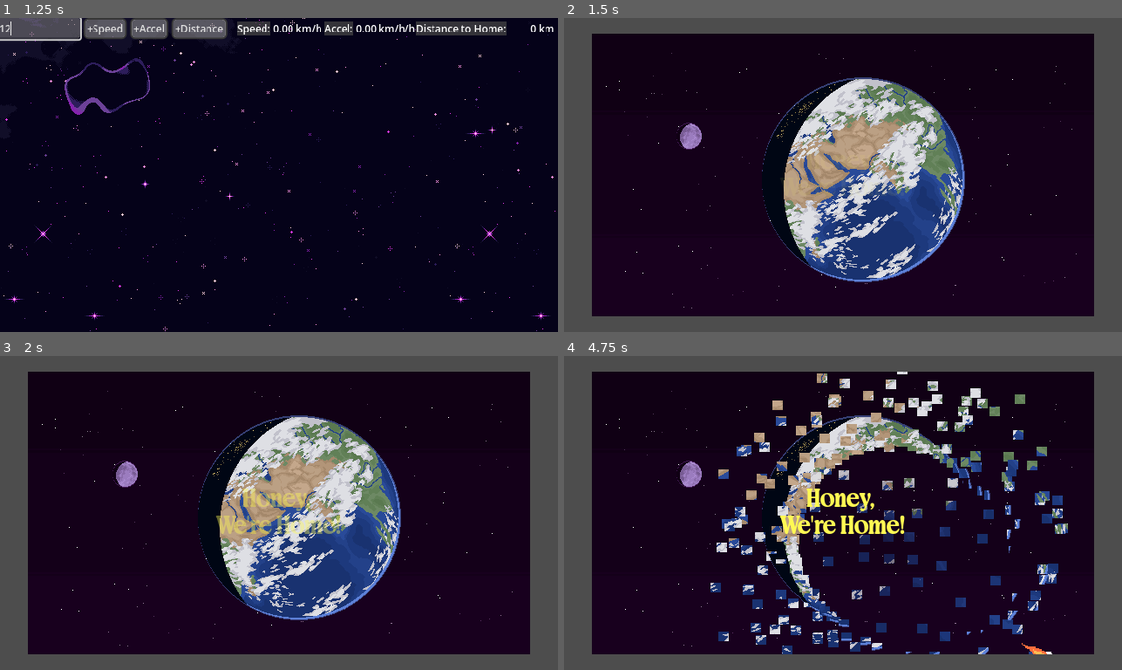
Above: before the commit, frames 1-4 (two rows, left to right).
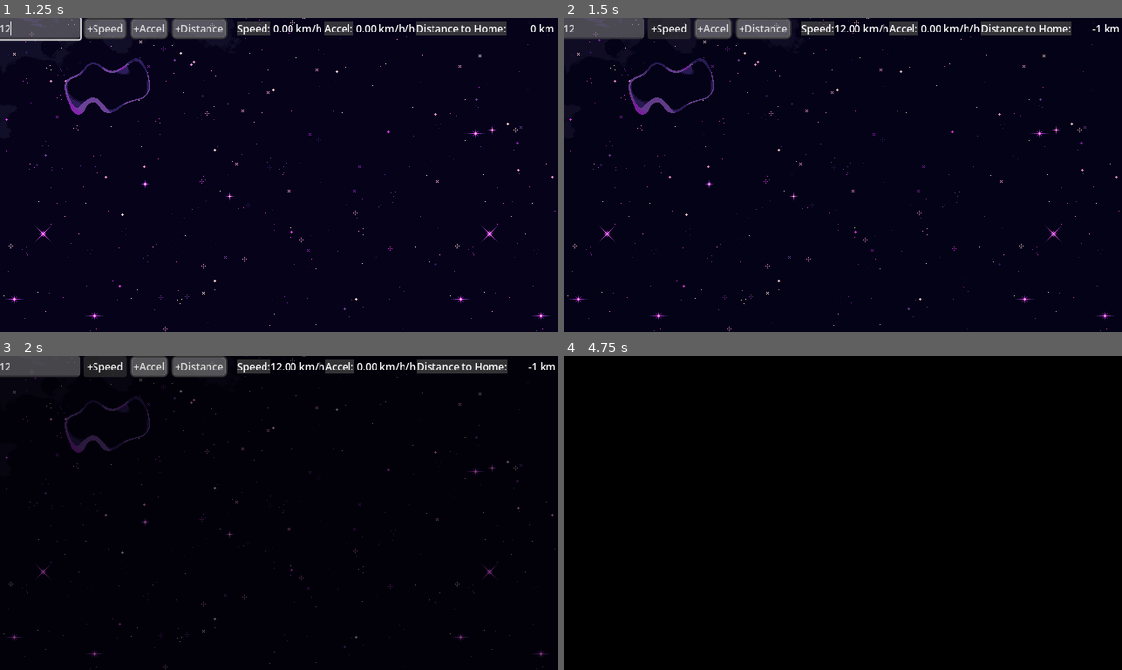
Above: after the commit, the same moments.

Repository: clarkm25/GMTK2026_StudioDiverge
Game: Godot game, scene res://game/Main.tscn
Two runs of this game, one before a commit and one after it. Both use one fixed random seed, a clock stepped at 60 frames per second and the inputs below.
Inputs (mouse positions are in pixels of both pictures, inside the frame that each line leads up to):
- Up to frame 1 (1.25 s): click (39, 27) at 0.52 s; type "12" at 0.6 s
- Up to frame 2 (1.5 s): click "+Speed" at 1.25 s
- Up to frame 3 (2 s): no input
- Up to frame 4 (4.75 s): click (714, 365) at 2 s, where only the run after the commit has a clickable "+Accel"; hold D (move_right) 2.78-3.53 s; tap Enter at 3.5 s; hold S (move_down) 3.53-4.28 s; tap Space at 4.25 s; hold D (move_right) from 4.28 s (still down)

Frame 1 is identical in both runs. In frame 2, 36% of the frame differs, in the area x 0-100%, y 0-100%; in frame 3, 36%; in frame 4, 80%.

Commit message:
Standarized fading logic and added fade out/in for end screen

Diff:
--- a/assets/earth_blowup/earth_blowup.gd
+++ b/assets/earth_blowup/earth_blowup.gd
@@ -4,5 +4,6 @@
 
 @export var num_sec_fade := 1.5
 func _ready():
+	await Game.fade_in()
 	var tween = create_tween()
-	tween.tween_property(honey_label, "modulate:a", 1, num_sec_fade)
+	tween.tween_property(honey_label, "modulate:a", 2.5, num_sec_fade)
--- a/assets/earth_blowup/earth_blowup.tscn
+++ b/assets/earth_blowup/earth_blowup.tscn
@@ -38,7 +38,7 @@
 [sub_resource type="SpriteFrames" id="SpriteFrames_821mi"]
 animations = [{
 "frames": [{
-"duration": 25.0,
+"duration": 40.0,
 "texture": ExtResource("1_f6vjx")
 }, {
 "duration": 1.0,
--- a/game/Game.gd
+++ b/game/Game.gd
@@ -16,8 +16,10 @@
 @export var starting_distance : int
 @export var starting_velocity : float
 
+var fade_transition = preload("res://menus/FadeTransition.tscn")
+
 func _ready():
-	pass
+	process_mode = ProcessMode.PROCESS_MODE_ALWAYS
 
 func _process(delta):
 	pass
@@ -26,5 +28,32 @@
 	ship_speed += ship_accel*delta
 	home_distance = clamp(home_distance - (ship_speed * delta), -1, 1000000000000)
 	if home_distance <= -1 and !ship_home:
+		ship_home = true
+		await fade_out()
+		# Change scene to destruction scene
 		get_tree().change_scene_to_file("res://assets/earth_blowup/earth_blowup.tscn")
-		ship_home = true
+
+func fade_in():
+	var canvas_layer := CanvasLayer.new()
+	canvas_layer.add_to_group("FadeLayer")
+	add_child(canvas_layer)
+
+	var fade_instance : FadeTransition = fade_transition.instantiate()
+	canvas_layer.add_child(fade_instance)
+
+	await fade_instance.fade_in()
+
+func fade_out():
+	var canvas_layer := CanvasLayer.new()
+	canvas_layer.add_to_group("FadeLayer")
+	add_child(canvas_layer)
+
+	var fade_instance : FadeTransition = fade_transition.instantiate()
+	canvas_layer.add_child(fade_instance)
+
+	await fade_instance.fade_out()
+
+func cleanup_fade():
+	var children = get_tree().get_nodes_in_group("FadeLayer")
+	for child in children:
+		child.queue_free()
--- a/game/Main.tscn
+++ b/game/Main.tscn
@@ -28,8 +28,9 @@
 [sub_resource type="StyleBoxFlat" id="StyleBoxFlat_alqjt"]
 bg_color = Color(0.26666668, 0.26666668, 0.26666668, 0.7411765)
 
-[node name="Main" type="Node2D" unique_id=1078661697]
+[node name="Main" type="Node2D" unique_id=1078661697 node_paths=PackedStringArray("fade_trans")]
 script = ExtResource("1_v2tjf")
+fade_trans = NodePath("CanvasLayer/Control/FadeTransition")
 
 [node name="TileMapLayer" type="TileMapLayer" parent="." unique_id=849648690]
 position = Vector2(-7.935, 0)
@@ -55,9 +56,7 @@
 
 [node name="FadeTransition" parent="CanvasLayer/Control" unique_id=1486688309 instance=ExtResource("4_madmh")]
 unique_name_in_owner = true
-custom_minimum_size = Vector2(300, 300)
 layout_mode = 2
-mouse_filter = 2
 
 [node name="AudioStreamPlayer" type="AudioStreamPlayer" parent="CanvasLayer/Control" unique_id=54214621]
 process_mode = 3
--- a/game/main.gd
+++ b/game/main.gd
@@ -1,13 +1,12 @@
 extends Node2D
 
 var fade_timer = 1.5
-@onready var fade_trans = $CanvasLayer/Control/FadeTransition
-@onready var fade_anim = $CanvasLayer/Control/FadeTransition/AnimationPlayer
+@export var fade_trans : FadeTransition
 @onready var options = $CanvasLayer/Control/Options
 
 func _ready() -> void:
-	fade_trans.show()
-	fade_anim.play('fade_in')
+	Game.cleanup_fade()
+	await Game.fade_in()
 
 
 func _process(_delta: float) -> void:
@@ -15,8 +14,4 @@
 
 
 func _physics_process(delta: float) -> void:
-	if fade_timer != null:
-		fade_timer -= delta
-		if fade_timer <= 0:
-			fade_trans.queue_free()
-			fade_timer = null
+	pass
--- a/menus/FadeTransition.tscn
+++ b/menus/FadeTransition.tscn
@@ -1,4 +1,6 @@
 [gd_scene format=3 uid="uid://drl77ec7v0xvo"]
+
+[ext_resource type="Script" uid="uid://wiigj22wvytx" path="res://menus/fade_transition.gd" id="1_nxm48"]
 
 [sub_resource type="Animation" id="Animation_omayc"]
 length = 0.001
@@ -54,14 +56,20 @@
 &"fade_out": SubResource("Animation_85vba")
 }
 
-[node name="FadeTransition" type="ColorRect" unique_id=1486688309]
+[node name="FadeTransition" type="ColorRect" unique_id=1486688309 node_paths=PackedStringArray("animation_player")]
 process_mode = 3
+visible = false
 top_level = true
+custom_minimum_size = Vector2(300, 300)
 offset_right = 640.0
 offset_bottom = 360.0
 size_flags_horizontal = 3
 size_flags_vertical = 3
+mouse_filter = 2
 color = Color(0, 0, 0, 1)
+script = ExtResource("1_nxm48")
+animation_player = NodePath("AnimationPlayer")
 
 [node name="AnimationPlayer" type="AnimationPlayer" parent="." unique_id=1747911865]
+deterministic = true
 libraries/ = SubResource("AnimationLibrary_wxigm")
--- a/menus/Menu.tscn
+++ b/menus/Menu.tscn
@@ -44,10 +44,8 @@
 text = "Quit"
 
 [node name="FadeTransition" parent="." unique_id=1486688309 instance=ExtResource("2_8djp2")]
-visible = false
 z_index = 1
 layout_mode = 0
-mouse_filter = 2
 
 [node name="FadeTimer" type="Timer" parent="FadeTransition" unique_id=1811103031]
 wait_time = 1.5
@@ -68,7 +66,6 @@
 [node name="AudioStreamPlayer" type="AudioStreamPlayer" parent="." unique_id=973437073]
 stream = ExtResource("4_jv27f")
 autoplay = true
-bus = &"Music"
 
 [connection signal="pressed" from="ButtonManager/Start" to="." method="_on_start_pressed"]
 [connection signal="pressed" from="ButtonManager/Options" to="." method="_on_options_pressed"]
--- /dev/null
+++ b/menus/fade_transition.gd
@@ -0,0 +1,32 @@
+class_name FadeTransition
+extends ColorRect
+
+@export var animation_player : AnimationPlayer
+
+enum State {
+	Idle,
+	FadingIn,
+	FadingOut
+}
+var current_state : State = State.Idle
+
+func fade_in():
+	if current_state != State.Idle:
+		print_debug("Attempted to fade_in FadeTransition while already fading in/out!")
+		return
+
+	current_state = State.FadingIn
+	show()
+	animation_player.play("fade_in")
+	await animation_player.animation_finished
+
+func fade_out():
+	if current_state != State.Idle:
+		print_debug("Attempted to fade_out FadeTransition while already fading in/out!")
+		return
+
+	current_state = State.FadingOut
+	color.a = 0
+	show()
+	animation_player.play("fade_out")
+	await animation_player.animation_finished
--- a/menus/menu.gd
+++ b/menus/menu.gd
@@ -5,7 +5,6 @@
 
 @onready var options = $Options
 @onready var fade_trans = $FadeTransition
-@onready var fade_timer = $FadeTransition/FadeTimer
 @onready var fade_anim = $FadeTransition/AnimationPlayer
 
 
@@ -21,12 +20,9 @@
 	_fade_out()
 
 func _fade_out() -> void:
-	fade_trans.show()
-	fade_timer.start()
-	fade_anim.play('fade_out')
-
-func _on_fade_timer_timeout() -> void:
-	if button_type == 'start':
-		get_tree().change_scene_to_file("res://game/Main.tscn")
-	elif button_type == 'quit':
-		get_tree().quit()
+	await Game.fade_out()
+	match button_type:
+		'start':
+			get_tree().change_scene_to_file("res://game/Main.tscn")
+		'quit':
+			get_tree().quit()
Not shown, added: menus/fade_transition.gd.uid
